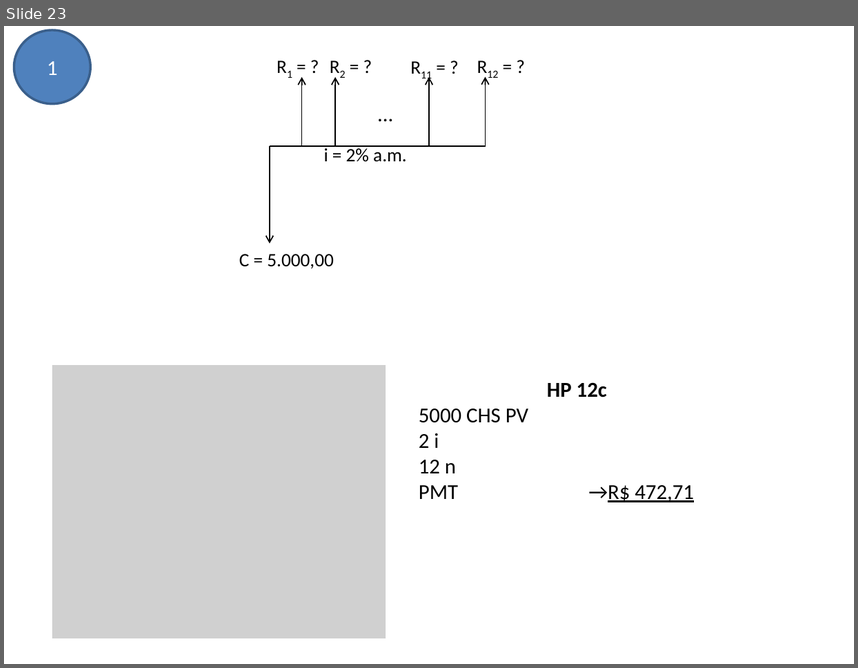
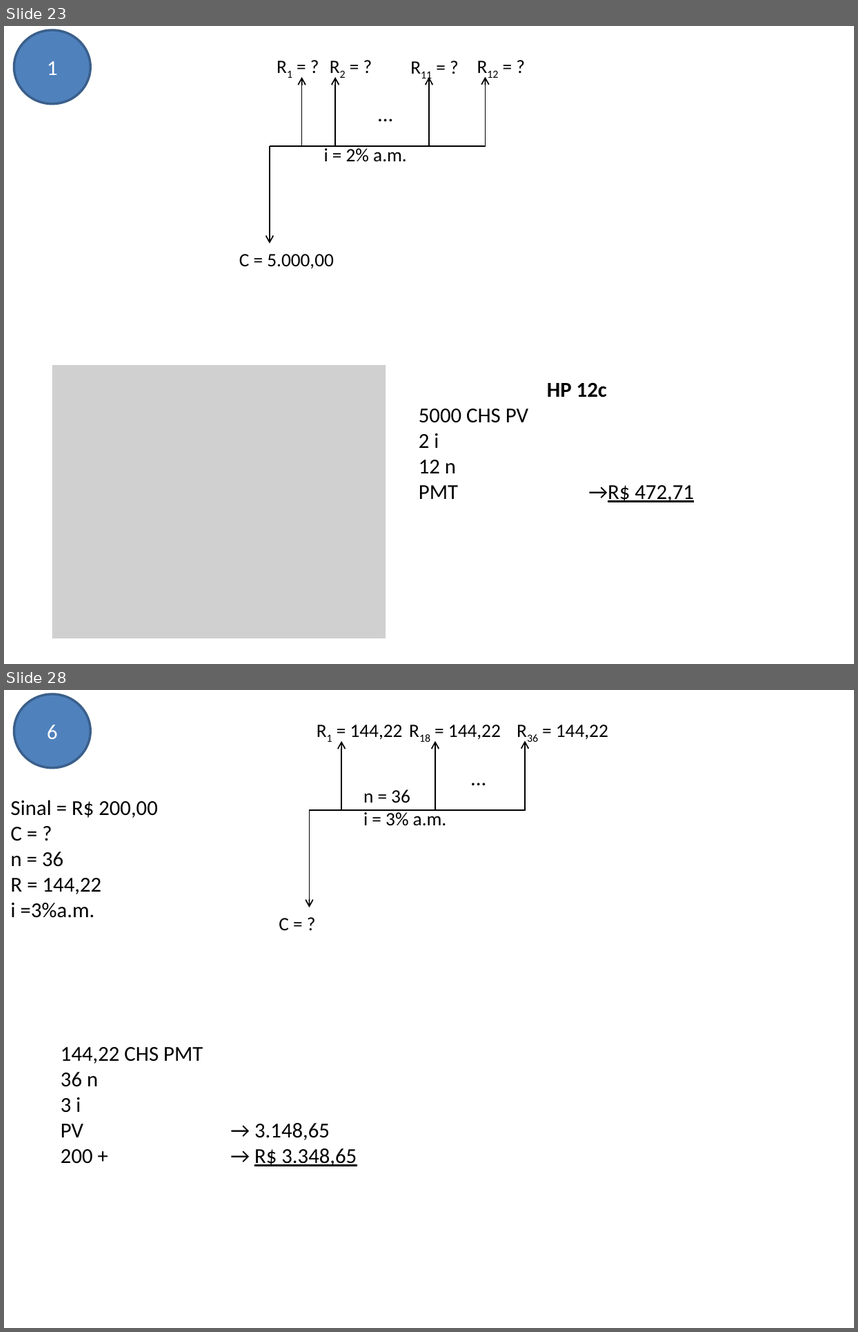
Before and after one commit to avelinoferreiragf/avelino, a slide deck: Gestao Estrategica TI/06 - Análise de Viabilidade de Projetos/Exercícios.pptx. Shown one above the other, each under a label of ours: slide 23 before the commit, slides 23 and 28 after it; the slides between them are not shown. The pictures are 858x668 and 858x1332 pixels, drawn with LibreOffice and Linux fonts; fonts in the diff are those of the drawing; grey boxes stand for pictures. Boxes give left, top, right and bottom in pixels: in the first picture for what was removed or moved away, otherwise in the second. Text is boxed around its words. In the diff, an @@ line names an element or a change of style, - is before the commit and + after.

```diff
--- a/Gestao Estrategica TI/06 - Análise de Viabilidade de Projetos/Exercícios.pptx
+++ b/Gestao Estrategica TI/06 - Análise de Viabilidade de Projetos/Exercícios.pptx
@@ slide 28 added at (4,690,854,1328), background #FFFFFF @@
@@ ellipse added at (14,694,91,768), fill #4F81BD, outline #3A5F8C 2 pt, 18 pt, text #FFFFFF @@
+6
@@ group added at (279,724,608,931): 6 texts, 4 arrows, 1 line @@
+C = ?
+n = 36
+i = 3% a.m.
+R36 = 144,22
+R1 = 144,22
+R18 = 144,22
+...
@@ text added at (11,800,158,918), 18 pt, text #000000 @@
+Sinal = R$ 200,00
+C = ?
+n = 36
+R = 144,22
+i =3%a.m.
@@ text added at (61,1047,357,1166), 18 pt, text #000000 @@
+144,22 CHS PMT
+36 n
+3 i
+PV → 3.148,65
+200 + → R$ 3.348,65
```
Also in this commit, not shown: 13 other slides added.
